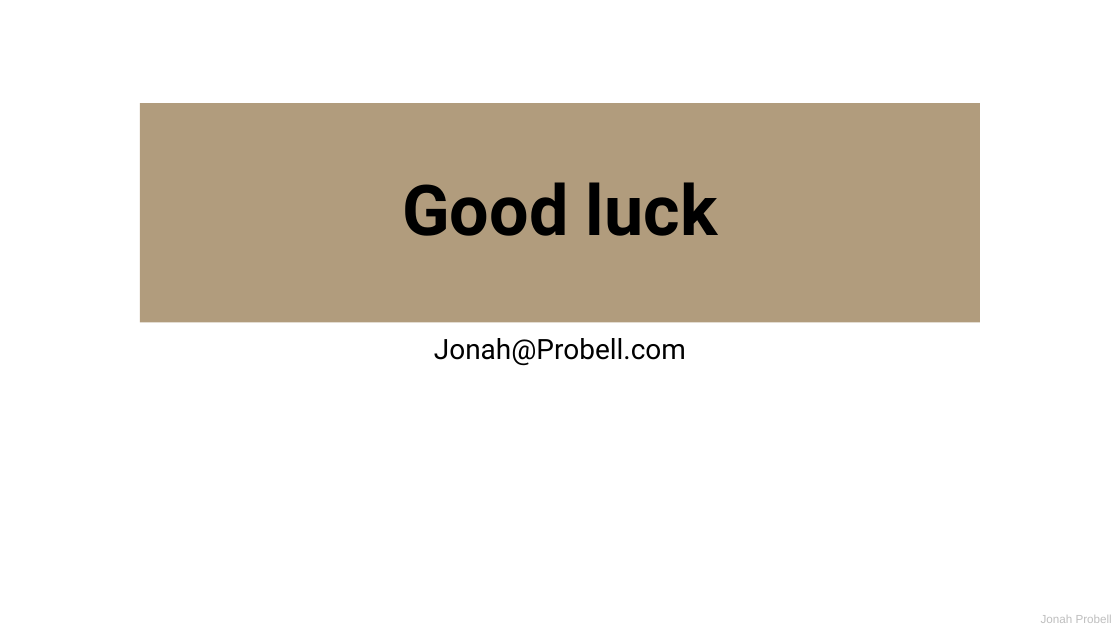
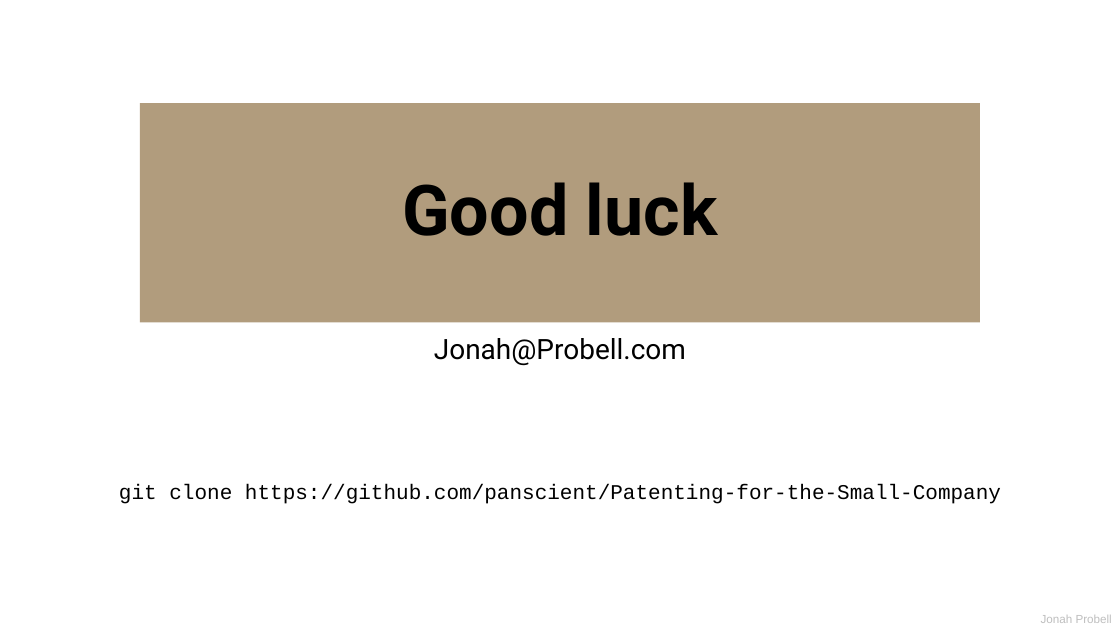
Before and after one commit to panscient/Patenting-for-the-Small-Company, a slide deck: slide 13 of Patenting option evaluation.pptx. Drawn at 1120x630 pixels with LibreOffice and Linux fonts; fonts in the diff are those of the drawing. Boxes give left, top, right and bottom in pixels: in the first picture for what was removed or moved away, otherwise in the second. Text is boxed around its words. In the diff, an @@ line names an element or a change of style, - is before the commit and + after.

Commit message:
Added github url

```diff
--- a/Patenting option evaluation.pptx
+++ b/Patenting option evaluation.pptx
@@ text added at bbox=[119, 484, 1001, 504], 18 pt, text #000000 @@
+git clone https://github.com/panscient/Patenting-for-the-Small-Company
```
